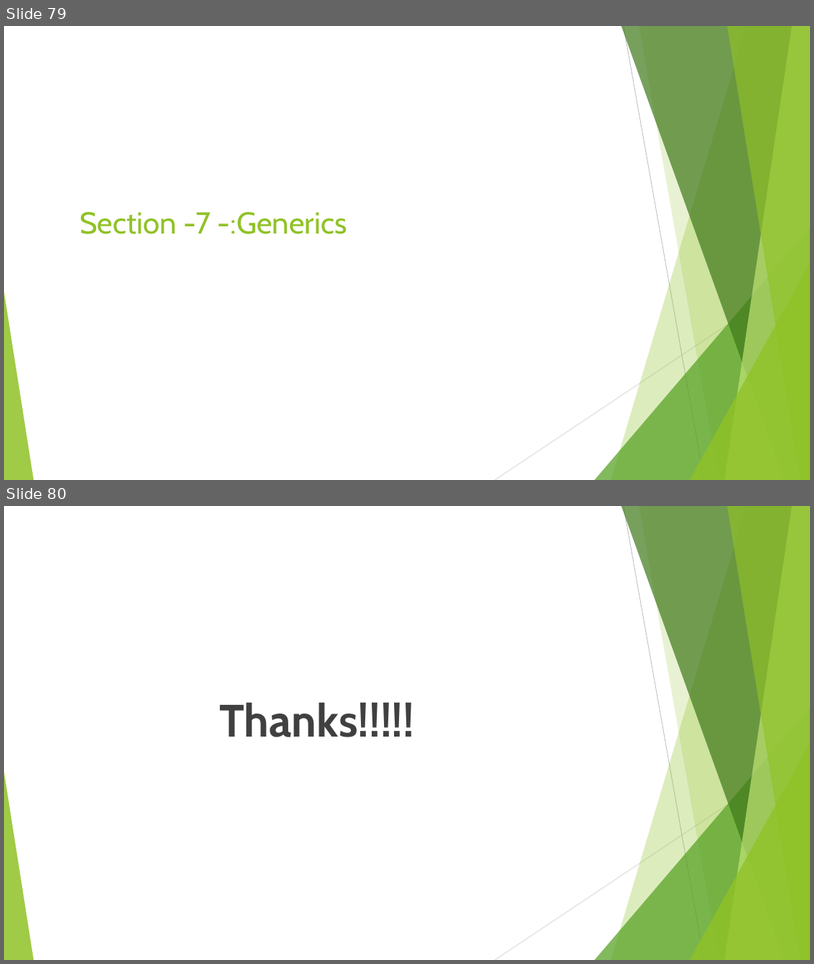
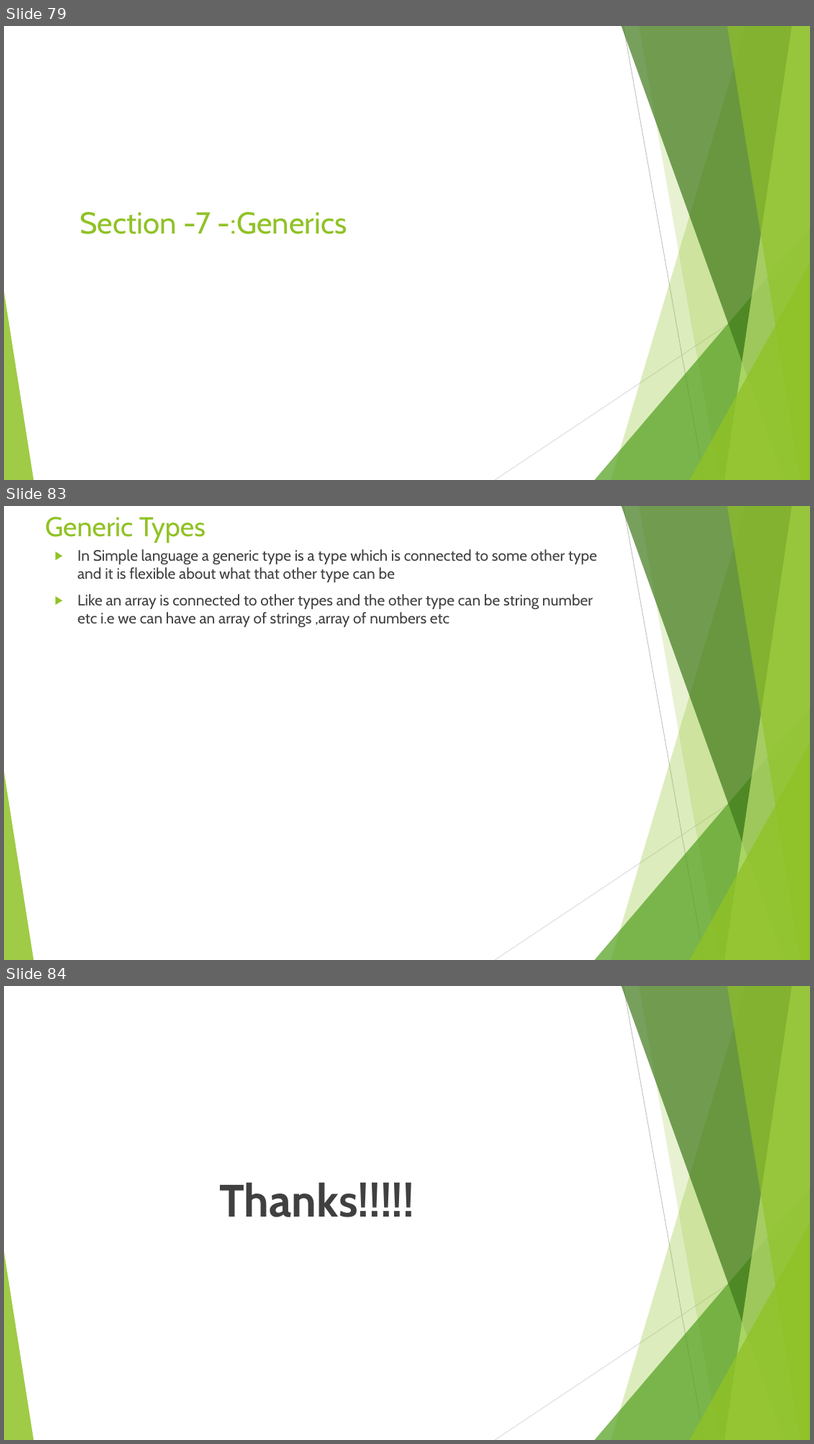
Before and after one commit to rudhrainfogain/TypeScript, a slide deck: PPT/TypeScriptv7.pptx. Shown one above the other, each under a label of ours: slides 79 and 80 before the commit, slides 79, 83 and 84 after it; the slides between them are not shown. The pictures are 814x964 and 814x1444 pixels, drawn with LibreOffice and Linux fonts; fonts in the diff are those of the drawing. Boxes give left, top, right and bottom in pixels: in the first picture for what was removed or moved away, otherwise in the second. Text is boxed around its words. In the diff, an @@ line names an element or a change of style, - is before the commit and + after.

```diff
--- a/PPT/TypeScriptv7.pptx
+++ b/PPT/TypeScriptv7.pptx
@@ slide 83 added at (4,506,810,960), background #FFFFFF; not listed: 10 template elements that a slide beside it also shows @@
@@ title added at (45,517,206,543), 32.4 pt, text #90C226 @@
+Generic Types
@@ text added at (77,549,597,628), 18 pt, text #404040 @@
+▶ In Simple language a generic type is a type which is connected to some other type and it is flexible about what that other type can be
+▶ Like an array is connected to other types and the other type can be string number etc i.e we can have an array of strings ,array of numbers etc
@@ what was slide 80 is now slide 84 @@
```
Also in this commit, not shown: 3 other slides added, 2 other files.
